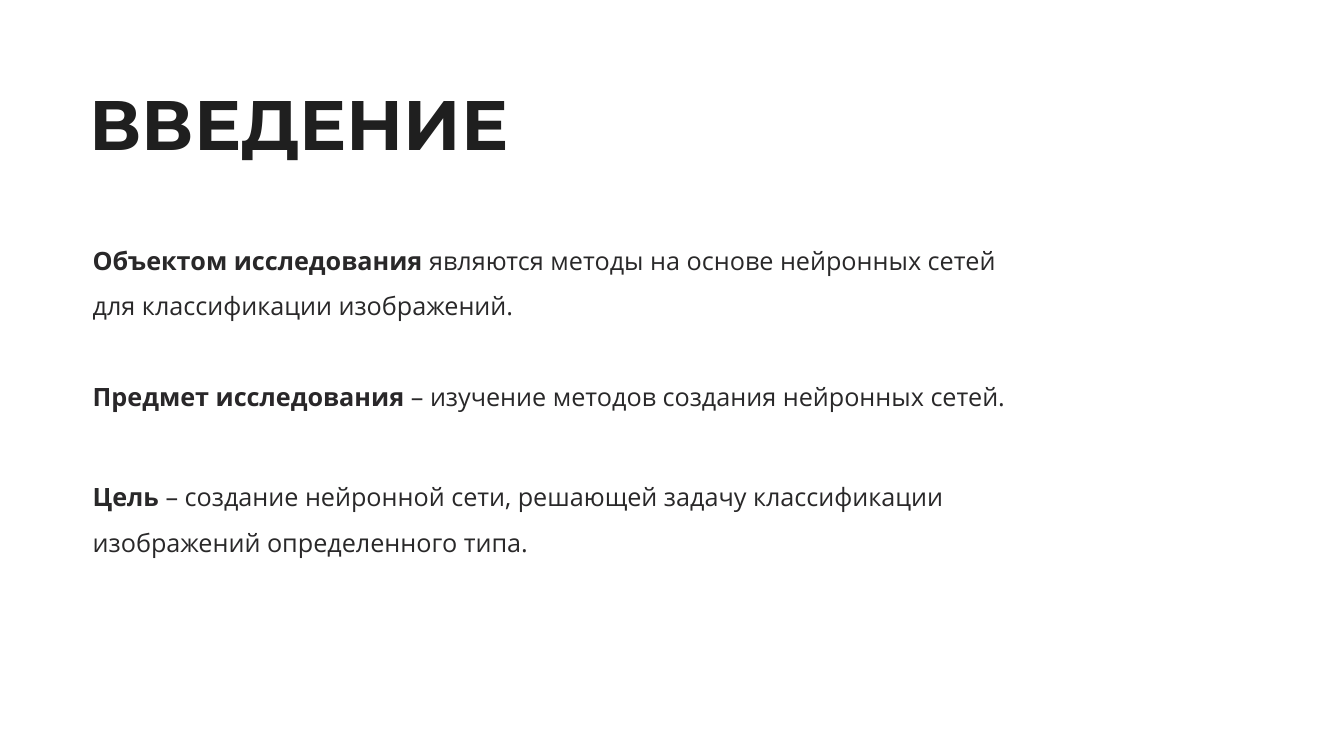
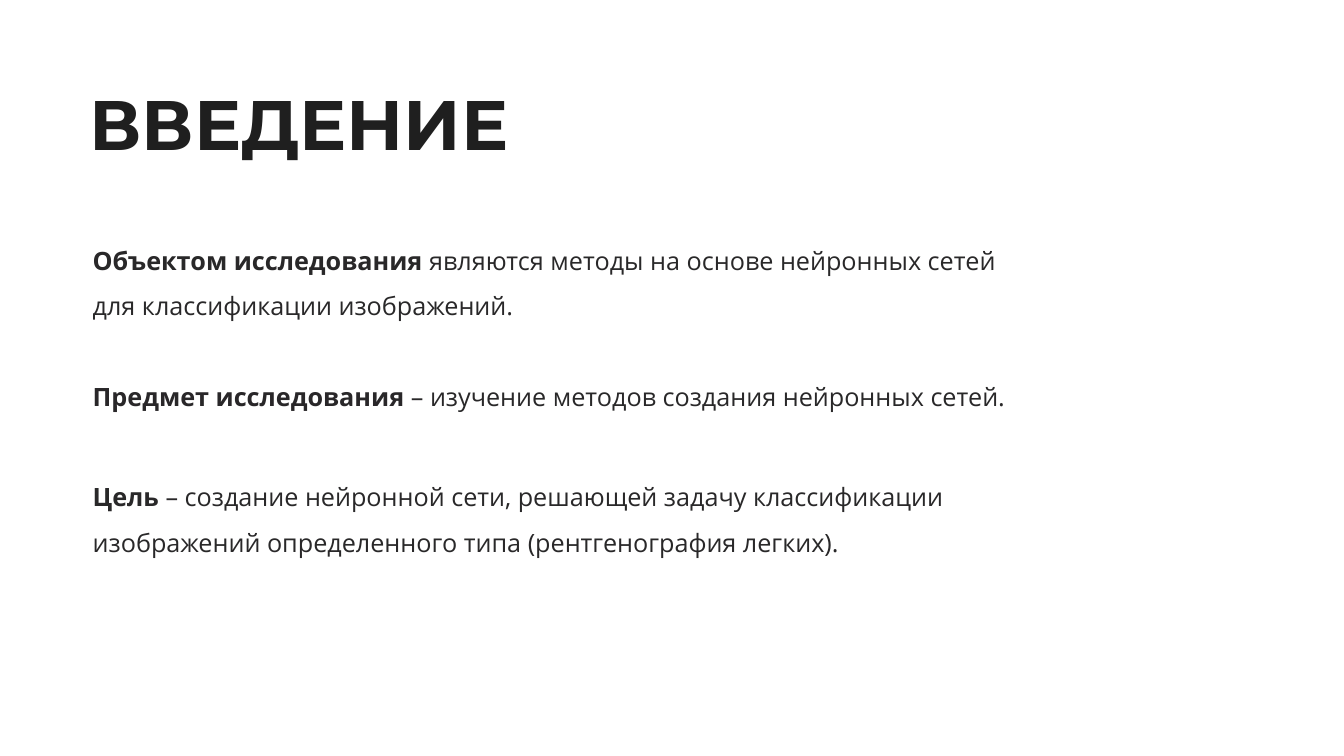
Before and after one commit to dsyt17/works, a slide deck: slide 2 of Курсовая Гончаров презентация.pptx. Drawn at 1344x756 pixels with LibreOffice and Linux fonts; fonts in the diff are those of the drawing. Boxes give left, top, right and bottom in pixels: in the first picture for what was removed or moved away, otherwise in the second. Text is boxed around its words. In the diff, an @@ line names an element or a change of style, - is before the commit and + after.

```diff
--- a/Курсовая Гончаров презентация.pptx
+++ b/Курсовая Гончаров презентация.pptx
@@ text at (93,487,943,558): text changed @@
-Цель – создание нейронной сети, решающей задачу классификации изображений определенного типа.
+Цель – создание нейронной сети, решающей задачу классификации изображений определенного типа (рентгенография легких).
```
Also in this commit, not shown: 5 other slides changed, 1 slide removed.
